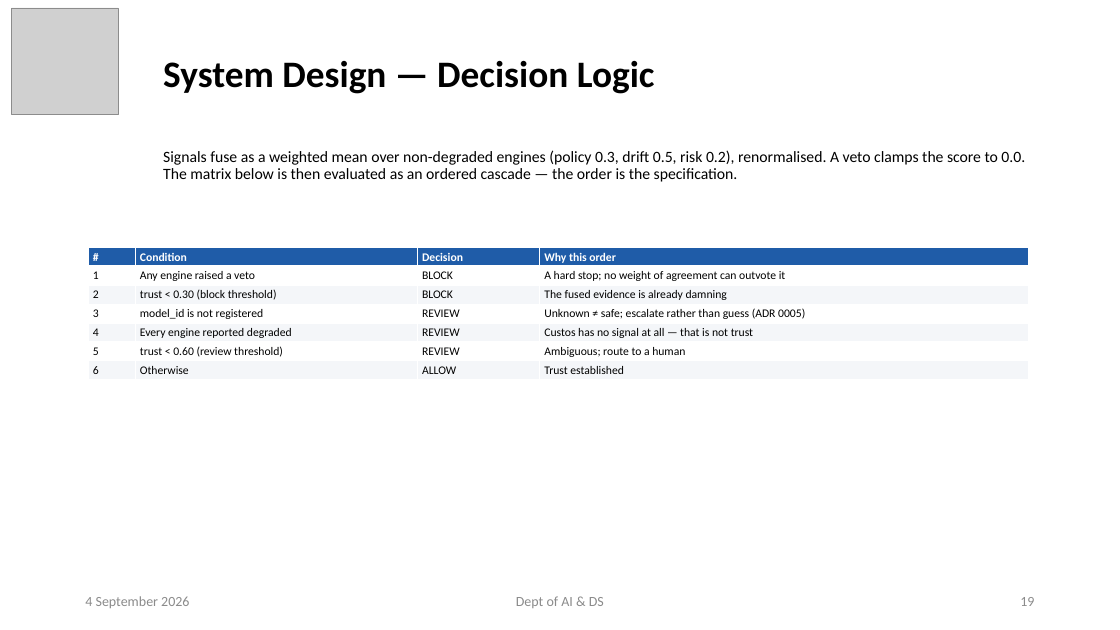
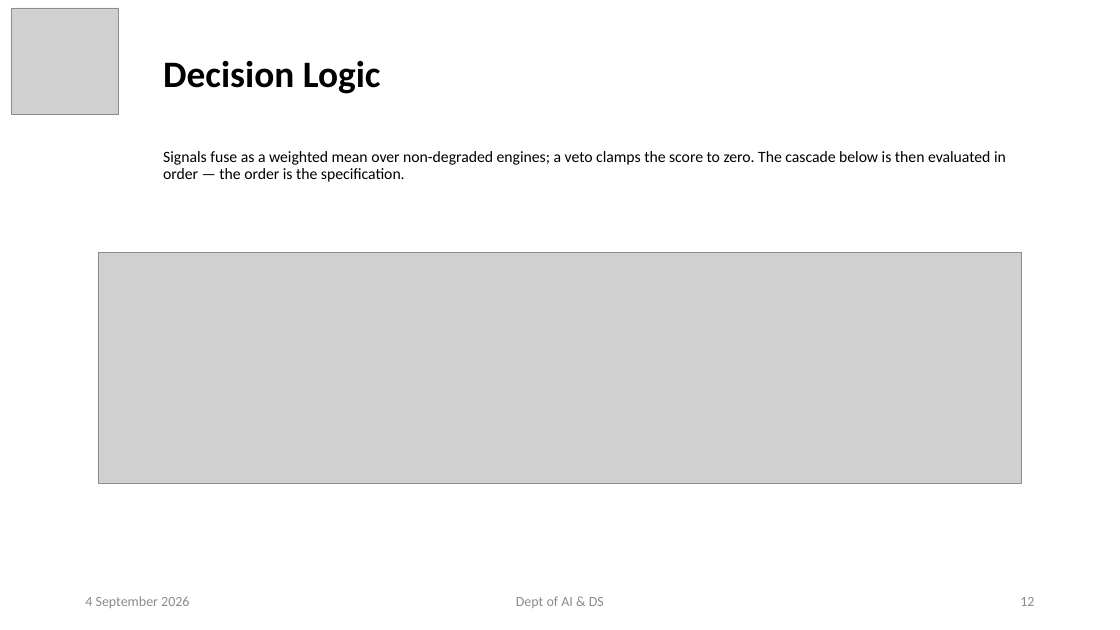
Before and after one commit to ayushpandey0201/custos, a slide deck: slide 12 of docs/presentations/Custos_Phase2_Review1.pptx (slide 19 before the commit). Drawn at 1120x630 pixels with LibreOffice and Linux fonts; fonts in the diff are those of the drawing; grey boxes stand for pictures. Boxes give left, top, right and bottom in pixels: in the first picture for what was removed or moved away, otherwise in the second. Text is boxed around its words. In the diff, an @@ line names an element or a change of style, - is before the commit and + after.

```diff
--- a/docs/presentations/Custos_Phase2_Review1.pptx
+++ b/docs/presentations/Custos_Phase2_Review1.pptx
@@ title at <box>163,61,381,94</box>: text changed @@
-System Design — Decision Logic
+Decision Logic
@@ subtitle at <box>163,151,1006,182</box>: text changed @@
-Signals fuse as a weighted mean over non-degraded engines (policy 0.3, drift 0.5, risk 0.2), renormalised. A veto clamps the score to 0.0. The matrix below is then evaluated as an ordered cascade — the order is the specification.
+Signals fuse as a weighted mean over non-degraded engines; a veto clamps the score to zero. The cascade below is then evaluated in order — the order is the specification.
@@ table removed at <box>88,248,1029,378</box>, 7 rows, 4 columns @@
-# | Condition | Decision | Why this order
-1 | Any engine raised a veto | BLOCK | A hard stop; no weight of agreement can outvote it
-2 | trust < 0.30 (block threshold) | BLOCK | The fused evidence is already damning
-3 | model_id is not registered | REVIEW | Unknown ≠ safe; escalate rather than guess (ADR 0005)
-4 | Every engine reported degraded | REVIEW | Custos has no signal at all — that is not trust
-5 | trust < 0.60 (review threshold) | REVIEW | Ambiguous; route to a human
-6 | Otherwise | ALLOW | Trust established
@@ picture added at <box>98,252,1023,483</box> @@
@@ page number at <box>1020,597,1034,606</box>: text changed @@
-19
+12
```
Also in this commit, not shown: 14 other slides changed, 1 slide added, 16 slides removed, 7 other files.
